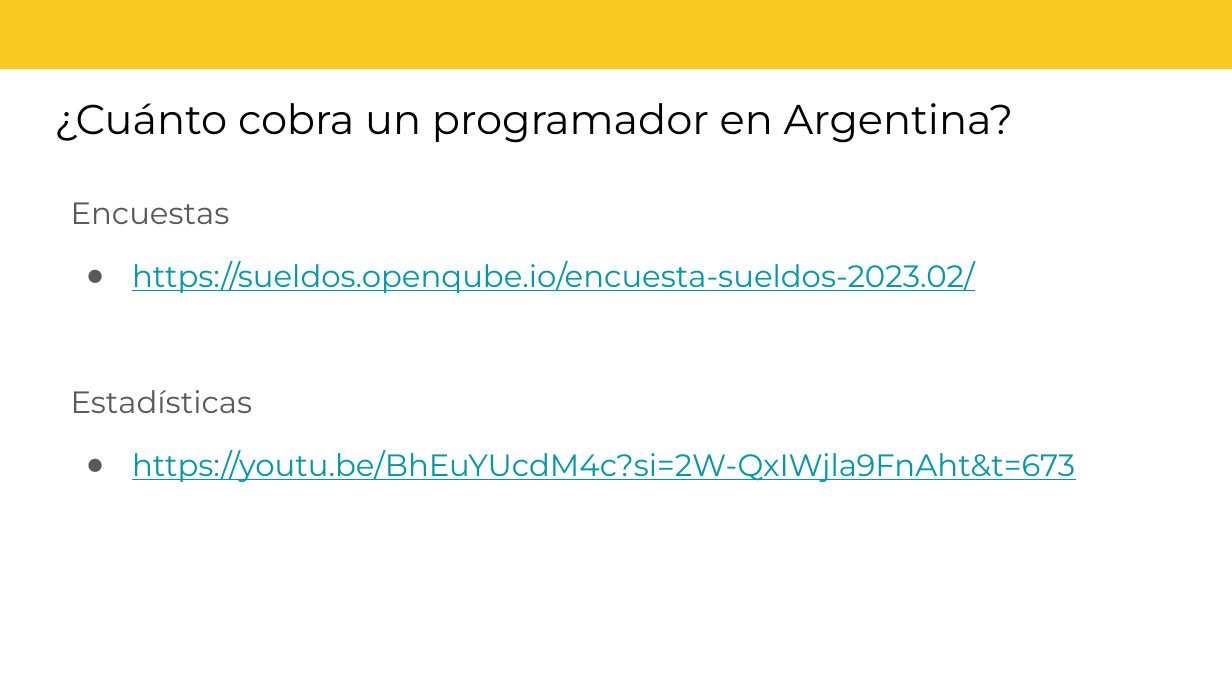
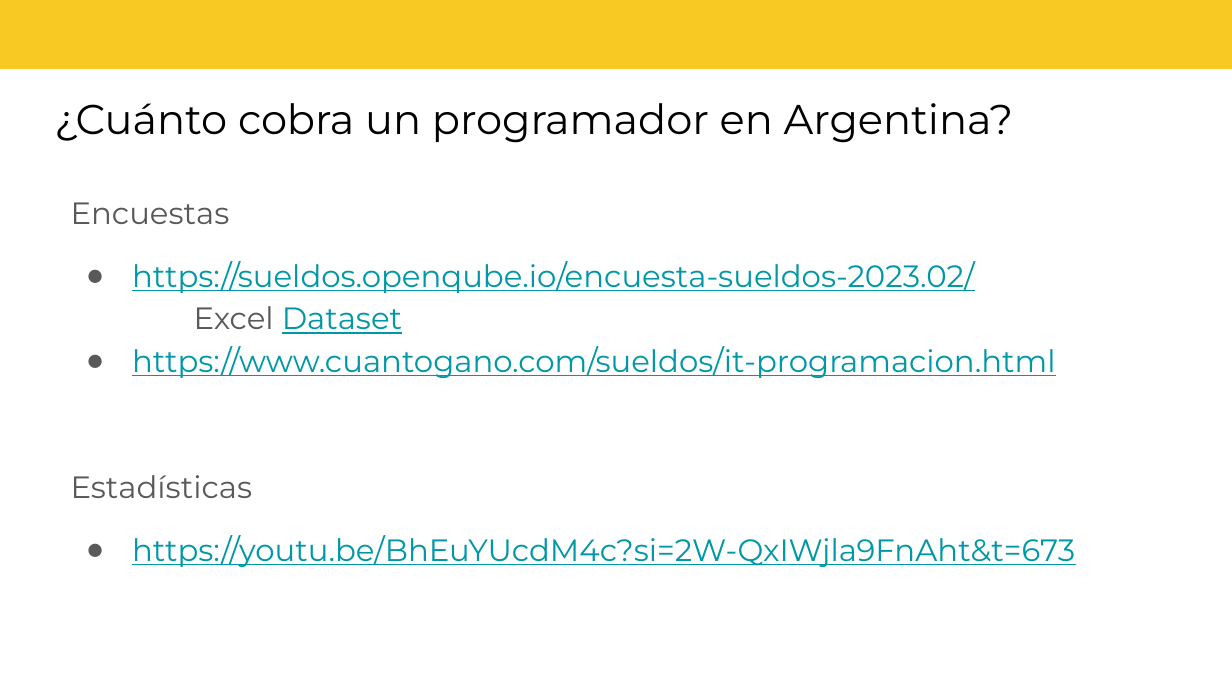
Before and after one commit to EduMMorenolp/CodoACodo-AgenciadeHabilidadesParaelFuturo, a slide deck: slide 19 of NodeJs/Clase #00/Clase 0 - Presentación 24138.pptx. Drawn at 1232x693 pixels with LibreOffice and Linux fonts; fonts in the diff are those of the drawing; background and template pictures are left out. Boxes give left, top, right and bottom in pixels: in the first picture for what was removed or moved away, otherwise in the second. Text is boxed around its words. In the diff, an @@ line names an element or a change of style, - is before the commit and + after.

Commit message:
update

```diff
--- a/NodeJs/Clase #00/Clase 0 - Presentación 24138.pptx
+++ b/NodeJs/Clase #00/Clase 0 - Presentación 24138.pptx
@@ text at box(132, 261, 1055, 378): text changed @@
-● https://sueldos.openqube.io/encuesta-sueldos-2023.02/
+● https://sueldos.openqube.io/encuesta-sueldos-2023.02/
+  Excel Dataset
+● https://www.cuantogano.com/sueldos/it-programacion.html
```
